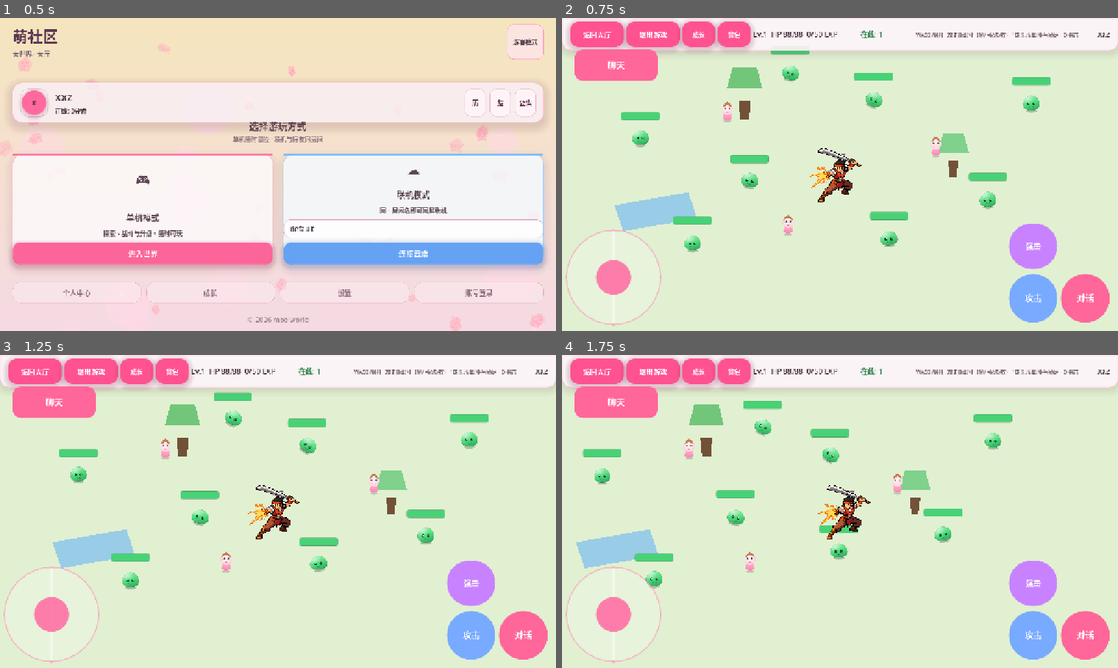
Above: before the commit, frames 1-4 (two rows, left to right).
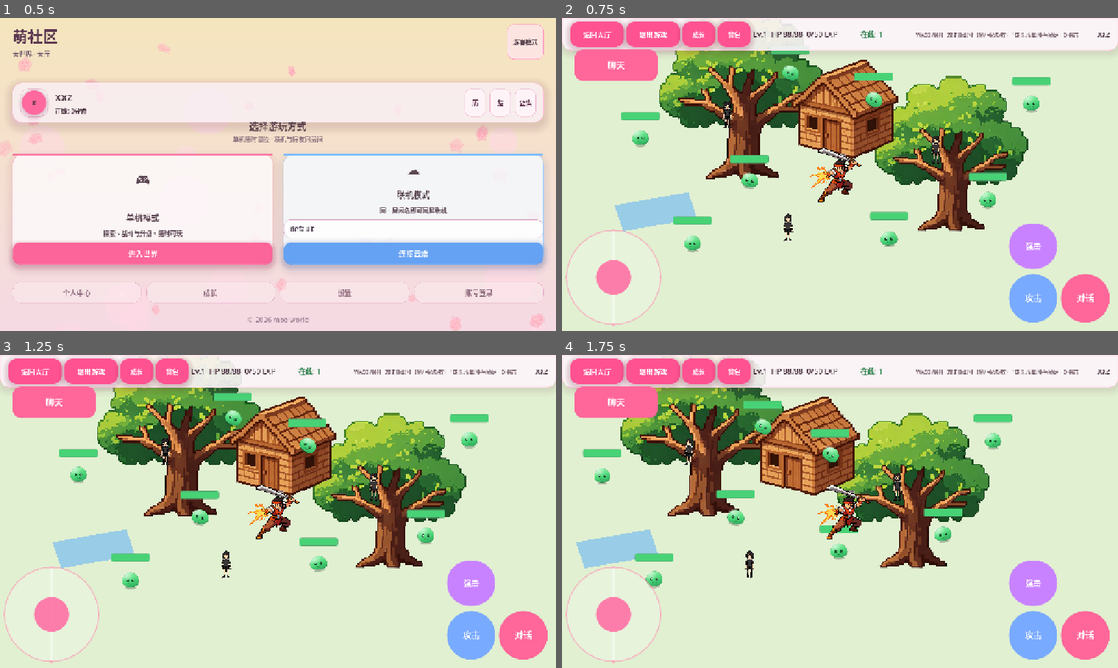
Above: after the commit, the same moments.

Repository: xuxinzhi007/moe_world
Game: Godot game, scene res://Scenes/HallScene.tscn
Two runs of this game, one before a commit and one after it. Both use one fixed random seed, a clock stepped at 60 frames per second and the inputs below.
Inputs (mouse positions are in pixels of both pictures, inside the frame that each line leads up to):
- Up to frame 1 (0.5 s): no input
- Up to frame 2 (0.75 s): click "进入世界" at 0.5 s
- Up to frame 3 (1.25 s): no input
- Up to frame 4 (1.75 s): move the mouse to (962, 495) at 1.27 s; hold D (move_right) from 1.28 s (still down); tap J (attack) at 1.35 s; click (962, 495) at 1.42 s

Frame 1 is identical in both runs. In frame 2, 19% of the frame differs, in the area x 17-84%, y 10-72%; in frame 3, 19%; in frame 4, 18%.

Commit message:
feat(角色资源): 新增多个角色图形及导入文件
- 添加新的角色图形资源，包括树木、NPC及其相关导入配置
- 更新NPC场景，替换角色图形并调整缩放逻辑
- 增强世界场景，整合新角色图形以提升视觉表现

Diff:
--- a/Scenes/NPC.tscn
+++ b/Scenes/NPC.tscn
@@ -1,7 +1,7 @@
 [gd_scene load_steps=4 format=3 uid="uid://2fqof8kqyiix"]
 
 [ext_resource type="Script" uid="uid://bp5wf8vfdxdae" path="res://Scripts/npc.gd" id="1_npc"]
-[ext_resource type="Texture2D" uid="uid://i0x6yvsbkfjp" path="res://Assets/sprites/npc_portrait.svg" id="2_tex"]
+[ext_resource type="Texture2D" uid="uid://bp6qh4338dijf" path="res://Assets/characters/npc.png" id="2_tex"]
 
 [sub_resource type="CircleShape2D" id="CircleShape2D_area"]
 radius = 64.0
@@ -11,7 +11,6 @@
 
 [node name="Portrait" type="Sprite2D" parent="."]
 texture_filter = 1
-scale = Vector2(0.62, 0.62)
 texture = ExtResource("2_tex")
 offset = Vector2(0, -12)
 
--- a/Scenes/WorldScene.tscn
+++ b/Scenes/WorldScene.tscn
@@ -1,10 +1,12 @@
-[gd_scene load_steps=6 format=3 uid="uid://worldscene"]
+[gd_scene load_steps=8 format=3 uid="uid://worldscene"]
 
 [ext_resource type="Script" uid="uid://sp25v6etrg1i" path="res://Scripts/world_scene.gd" id="1_world"]
 [ext_resource type="Script" uid="uid://bgw1iek5hgq23" path="res://Scripts/mobile_controls.gd" id="3_mobile"]
 [ext_resource type="PackedScene" uid="uid://dyl1rp7qd63om" path="res://Scenes/WorldChat.tscn" id="4_chat"]
 [ext_resource type="PackedScene" uid="uid://by5qu4r0f4a2" path="res://Scenes/BackpackOverlay.tscn" id="5_bag"]
 [ext_resource type="PackedScene" uid="uid://brqboo11heaaf" path="res://Scenes/CharacterBuildPanel.tscn" id="6_build"]
+[ext_resource type="Texture2D" uid="uid://vayeow680l20" path="res://Assets/characters/树木.png" id="7_tree"]
+[ext_resource type="Texture2D" uid="uid://b6g2y4f1bx74y" path="res://Assets/characters/npc房屋.png" id="8_house"]
 
 [node name="WorldScene" type="Node2D"]
 script = ExtResource("1_world")
@@ -19,25 +21,26 @@
 
 [node name="Decorations" type="Node2D" parent="."]
 
-[node name="Tree1" type="Polygon2D" parent="Decorations"]
-position = Vector2(420, 180)
-color = Color(0.45, 0.32, 0.22, 1)
-polygon = PackedVector2Array(-14, 8, 14, 8, 10, 52, -10, 52)
-
-[node name="Tree1Top" type="Polygon2D" parent="Decorations"]
-position = Vector2(420, 140)
-color = Color(0.45, 0.78, 0.48, 1)
-polygon = PackedVector2Array(-40, 20, 40, 20, 28, -28, -28, -28)
-
-[node name="Tree2" type="Polygon2D" parent="Decorations"]
+[node name="Tree1" type="Sprite2D" parent="Decorations"]
+texture_filter = 1
+position = Vector2(420, 185)
+scale = Vector2(0.22, 0.22)
+texture = ExtResource("7_tree")
+offset = Vector2(0, -12)
+
+[node name="Tree2" type="Sprite2D" parent="Decorations"]
+texture_filter = 1
 position = Vector2(900, 320)
-color = Color(0.45, 0.32, 0.22, 1)
-polygon = PackedVector2Array(-12, 6, 12, 6, 8, 44, -8, 44)
-
-[node name="Tree2Top" type="Polygon2D" parent="Decorations"]
-position = Vector2(900, 290)
-color = Color(0.5, 0.82, 0.55, 1)
-polygon = PackedVector2Array(-36, 18, 36, 18, 24, -24, -24, -24)
+scale = Vector2(0.2, 0.2)
+texture = ExtResource("7_tree")
+offset = Vector2(0, -10)
+
+[node name="NPCHouse" type="Sprite2D" parent="Decorations"]
+texture_filter = 1
+position = Vector2(650, 210)
+scale = Vector2(0.16, 0.16)
+texture = ExtResource("8_house")
+offset = Vector2(0, -10)
 
 [node name="Pond" type="Polygon2D" parent="Decorations"]
 position = Vector2(200, 420)
--- a/Scripts/npc.gd
+++ b/Scripts/npc.gd
@@ -4,11 +4,19 @@
 
 @export var npc_display_name: String = "萌系店员"
 @export_multiline var dialog_message: String = "欢迎光临 moe world～今天也要开心哦！"
+## 立绘在场景里的大致高度（像素），大图会自动缩小。
+@export_range(32.0, 200.0, 2.0) var portrait_target_height: float = 88.0
 
 @onready var interact_area: Area2D = $InteractArea
+@onready var portrait: Sprite2D = $Portrait
 
 
 func _ready() -> void:
+	if is_instance_valid(portrait) and portrait.texture != null:
+		portrait.texture_filter = CanvasItem.TEXTURE_FILTER_NEAREST
+		var h: float = maxf(1.0, float(portrait.texture.get_height()))
+		var s: float = clampf(portrait_target_height / h, 0.02, 2.0)
+		portrait.scale = Vector2.ONE * s
 	interact_area.body_entered.connect(_on_body_entered)
 	interact_area.body_exited.connect(_on_body_exited)
 
Binary file added: Assets/characters/npc.png
Not shown, added: Assets/characters/npc.png.import
Binary file added: Assets/characters/npc房屋.png
Not shown, added: Assets/characters/npc房屋.png.import
Binary file added: Assets/characters/树木.png
Not shown, added: Assets/characters/树木.png.import
